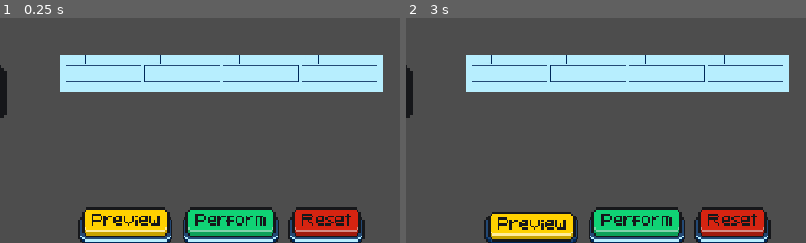
Above: before the commit, frames 1-2 (left to right).
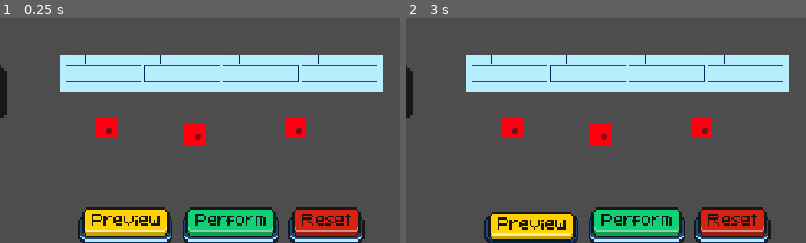
Above: after the commit, the same moments.

Repository: twhassall/slotsichord
Game: Godot game, scene res://scenes/actualScreens/MainScreen.tscn
Two runs of this game, one before a commit and one after it. Both use one fixed random seed, a clock stepped at 60 frames per second and the inputs below.
Inputs (mouse positions are % of the whole screen's width and height, from its top left):
- Up to frame 1 (0.25 s): no input
- Up to frame 2 (3 s): click (63, 74) at 0.52 s; click (74, 75) at 1.27 s; click (87, 74) at 2.02 s; click (65, 95) at 2.75 s
The pictures show only the part of the screen within x 49-99%, y 49-99%; the shares and areas given below are measured in that part.

The runs differ from the first frame. In frame 1, 1.5% of the frame differs, in the area x 24-77%, y 44-57%; in frame 2, 1.5%.

Commit message:
bpm speed buttons ready to add sprites / arrange

Diff:
--- a/scenes/subScenes/ArrangementArea.tscn
+++ b/scenes/subScenes/ArrangementArea.tscn
@@ -8,6 +8,7 @@
 [ext_resource type="Texture2D" uid="uid://cm8xdbj5amfqs" path="res://assets/sprites/buttons/reset.png" id="5_bljxu"]
 [ext_resource type="Texture2D" uid="uid://b5pkastgx06lq" path="res://assets/sprites/buttons/perform.png" id="6_etmuu"]
 [ext_resource type="PackedScene" uid="uid://bmwscjo8qe6ix" path="res://scenes/subScenes/ChordBox.tscn" id="8_etmuu"]
+[ext_resource type="Texture2D" uid="uid://c1epgwvutecv2" path="res://assets/sprites/bpmplaceholder.png" id="9_bb7ac"]
 
 [sub_resource type="Animation" id="Animation_6jpjo"]
 length = 0.001
@@ -308,24 +309,6 @@
 root_node = NodePath("../..")
 libraries/ = SubResource("AnimationLibrary_04m8t")
 
-[node name="BPMSlider" type="HSlider" parent="." unique_id=65646243]
-layout_mode = 0
-offset_left = 63.0
-offset_top = 613.0
-offset_right = 412.0
-offset_bottom = 634.0
-min_value = 50.0
-max_value = 250.0
-value = 50.0
-rounded = true
-
-[node name="BPMLabel" type="Label" parent="BPMSlider" unique_id=1373176318]
-layout_mode = 0
-offset_left = 11.0
-offset_top = 19.0
-offset_right = 51.0
-offset_bottom = 42.0
-
 [node name="ChordBoxes" type="Node2D" parent="." unique_id=955453880]
 
 [node name="ChordBox" parent="ChordBoxes" unique_id=1140346968 instance=ExtResource("8_etmuu")]
@@ -375,9 +358,34 @@
 
 [node name="ChordBox16" parent="ChordBoxes" unique_id=1845585341 instance=ExtResource("8_etmuu")]
 position = Vector2(364, 340)
+
+[node name="LowSpeed" type="Sprite2D" parent="." unique_id=100270160]
+position = Vector2(69, 438)
+texture = ExtResource("9_bb7ac")
+
+[node name="LowSpeed" type="Button" parent="LowSpeed" unique_id=130014776]
+offset_right = 8.0
+offset_bottom = 8.0
+
+[node name="MediumSpeed" type="Sprite2D" parent="." unique_id=1834600036]
+position = Vector2(196, 448)
+texture = ExtResource("9_bb7ac")
+
+[node name="MediumSpeed" type="Button" parent="MediumSpeed" unique_id=676933501]
+offset_right = 8.0
+offset_bottom = 8.0
+
+[node name="HighSpeed" type="Sprite2D" parent="." unique_id=131521875]
+position = Vector2(342, 439)
+texture = ExtResource("9_bb7ac")
+
+[node name="HighSpeed" type="Button" parent="HighSpeed" unique_id=1827896252]
+offset_right = 8.0
+offset_bottom = 8.0
 
 [connection signal="pressed" from="PreviewButton/Preview" to="." method="_on_play_pressed"]
 [connection signal="pressed" from="ResetButton/Reset" to="." method="_on_reset_pressed"]
 [connection signal="pressed" from="PerformButton/Perform" to="." method="_on_perfom_pressed"]
-[connection signal="changed" from="BPMSlider" to="." method="_on_h_slider_changed"]
-[connection signal="value_changed" from="BPMSlider" to="." method="_on_h_slider_value_changed"]
+[connection signal="pressed" from="LowSpeed/LowSpeed" to="." method="_on_low_speed_pressed"]
+[connection signal="pressed" from="MediumSpeed/MediumSpeed" to="." method="_on_medium_speed_pressed"]
+[connection signal="pressed" from="HighSpeed/HighSpeed" to="." method="_on_high_speed_pressed"]
--- a/scripts/arrangement_area.gd
+++ b/scripts/arrangement_area.gd
@@ -10,16 +10,12 @@
 signal perform_pressed
 
 func _ready():
-	bpm_label.text = str(MusicLibrary.bpm)
-
 
 	for line in lines_container.get_children():
 		var line_slots = []
 		for slot in line.get_children():
 			line_slots.append(slot)
 		slots.append(line_slots)
-
-	bpm_slider.value = MusicLibrary.bpm
 
 	$PreviewButton.frame=0
 	$PreviewButton.visible = true
@@ -58,10 +54,6 @@
 	print("playing all bars")
 	play_all_bars()
 
-func _on_h_slider_value_changed(value: float):
-	MusicLibrary.bpm = value
-	bpm_label.text = str(value)
-
 func _on_perfom_pressed():
 	emit_signal("perform_pressed")
 	$PerformButton/PerformAnim.play("press")
@@ -77,3 +69,18 @@
 func _on_reset_pressed():
 	$ResetButton/ResetAnim.play("press")
 	clear_all_bars()
+
+
+func _on_low_speed_pressed():
+	set_bpm(80)
+
+
+func _on_medium_speed_pressed():
+	set_bpm(120)
+
+
+func _on_high_speed_pressed():
+	set_bpm(160)
+
+func set_bpm(speed):
+	MusicLibrary.bpm = speed
Binary file added: assets/sprites/bpmplaceholder.png
Not shown, added: assets/sprites/bpmplaceholder.png.import
